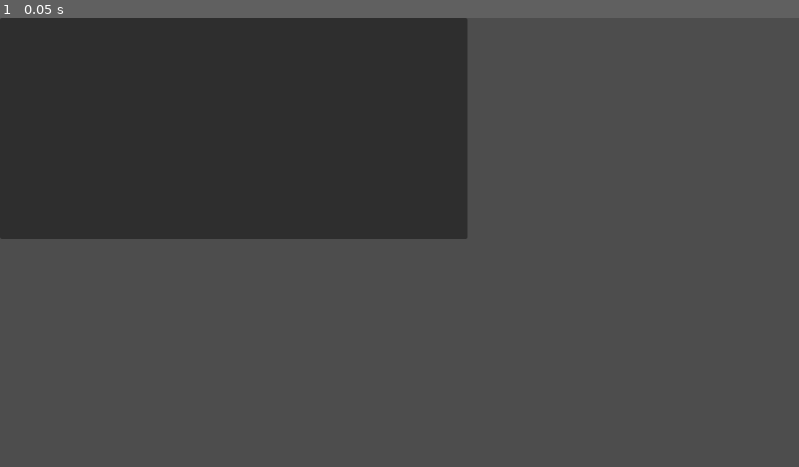
Above: before the commit, frame 1.
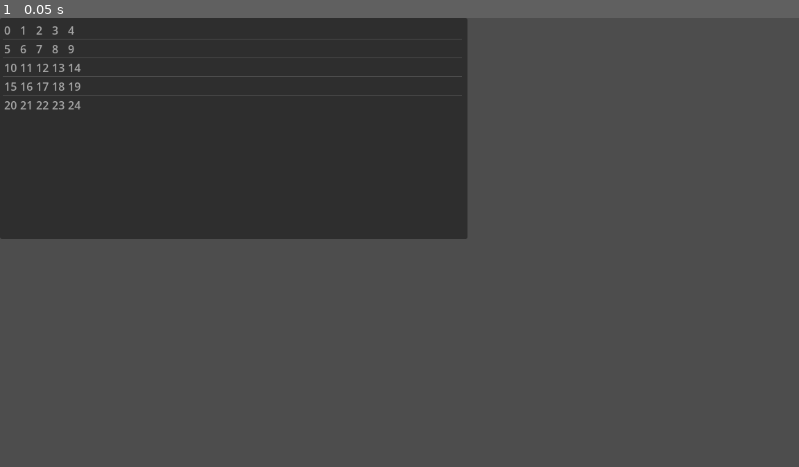
Above: after the commit, the same moment.

Repository: OccultParrot/SurvivalGameDocs
Game: Godot game, scene res://Main.tscn
Two runs of this game, one before a commit and one after it. Both use one fixed random seed, a clock stepped at 60 frames per second and the inputs below.
Inputs:
- Up to frame 1 (0.05 s): no input

The runs differ from the first frame. In frame 1, 0.4% of the frame differs, in the area x 0-58%, y 1-21%.
Error before the commit: Parse Error: Cannot find member "GraniteRock" in base "ItemTypes". (res://Main.gd:8)

Commit message:
Uploaded Files

Diff:
--- a/ProjectFiles/Main.gd
+++ b/ProjectFiles/Main.gd
@@ -5,7 +5,6 @@
 	for x in range($Inventory.size.x * $Inventory.size.y):
 		$ItemList.add_item(str(x), null, true)
 
-	$Inventory.inv_array[3][3] = ItemTypes.GraniteRock.new()
 
 
 # Called every frame. 'delta' is the elapsedtime since the previous frame.
--- a/ProjectFiles/Scripts/item_types.gd
+++ b/ProjectFiles/Scripts/item_types.gd
@@ -6,6 +6,15 @@
 Item tags:
 	- testing # When an item has the "testing" tag, debug information will be displayed about the item when hovered over
 	- weapon
+
+An item must have these things in the super._init():
+	name : String
+	description : String
+	tags : Array
+	weight : float
+	max_stack_size : int
+	texture : Texture2D
+	size : Vector2i
 """
 
 class Item:
@@ -40,6 +49,11 @@
 	func _to_string():
 		return self.Name
 
+class Air extends Item:
+	func _init():
+		super._init("Air", "A gas that I recomend breathing", [], 0.0, 1, null, Vector2i.ZERO)
+
+
 # Define a base class for components
 class Component:
 	func _init():
Not shown, added: ProjectFiles/MaiED0B.tmp
